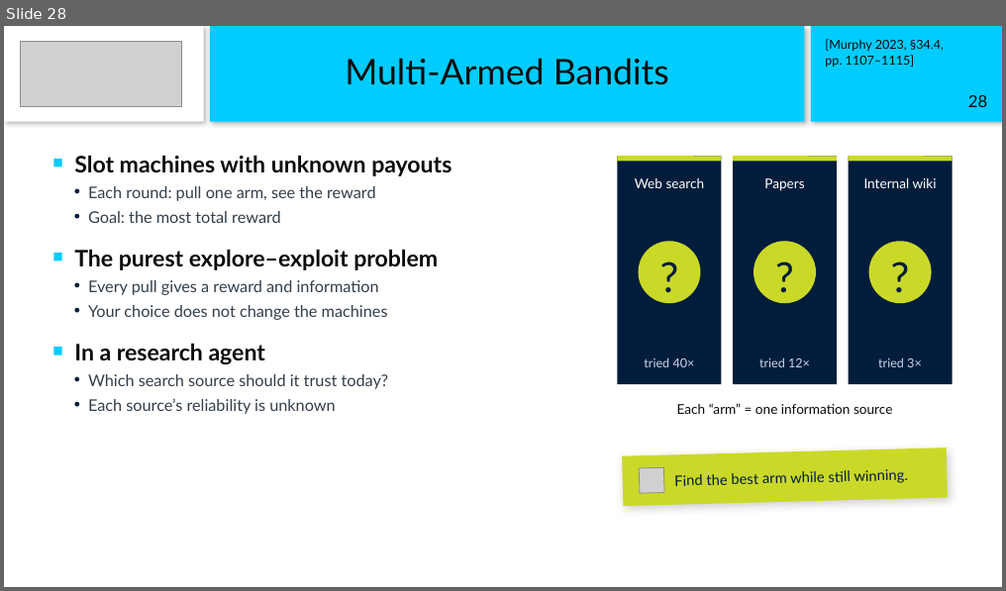
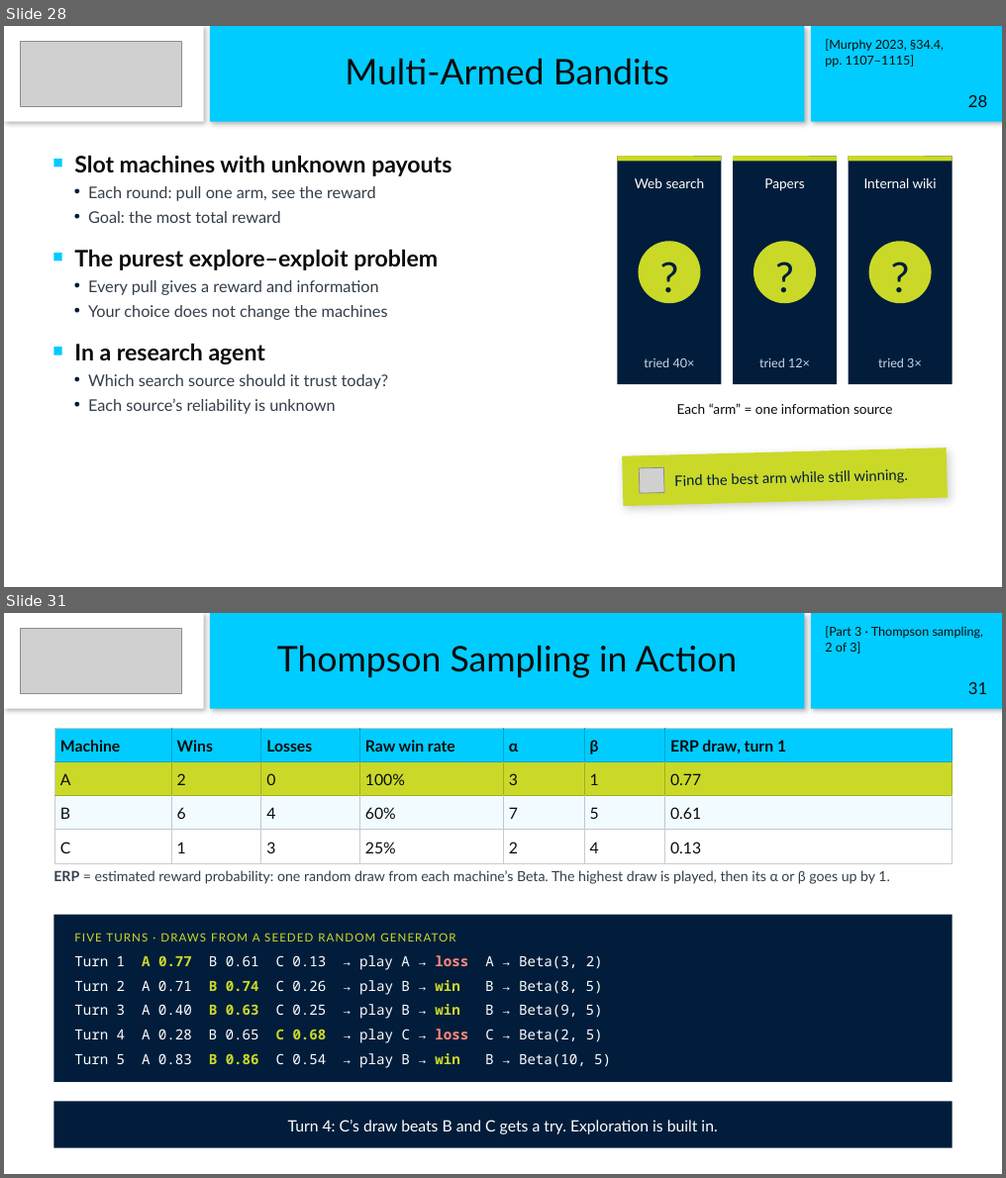
Before and after one commit to karpit0499/teaching, a slide deck: 2026-11-09_gisma_intelligent-agents-lecture/slides/session-1_theory/Session1_Intelligent_Agents_Theory.pptx. Shown one above the other, each under a label of ours: slide 28 before the commit, slides 28 and 31 after it; the slides between them are not shown. The pictures are 1006x591 and 1006x1178 pixels, drawn with LibreOffice and Linux fonts; fonts in the diff are those of the drawing; grey boxes stand for pictures. Boxes give left, top, right and bottom in pixels: in the first picture for what was removed or moved away, otherwise in the second. Text is boxed around its words. In the diff, an @@ line names an element or a change of style, - is before the commit and + after.

```diff
--- a/2026-11-09_gisma_intelligent-agents-lecture/slides/session-1_theory/Session1_Intelligent_Agents_Theory.pptx
+++ b/2026-11-09_gisma_intelligent-agents-lecture/slides/session-1_theory/Session1_Intelligent_Agents_Theory.pptx
@@ slide 31 added at [4, 613, 1002, 1174], background #FFFFFF @@
@@ rectangle added at [4, 613, 204, 709], fill #FFFFFF @@
@@ picture added at [21, 629, 181, 694] @@
@@ rectangle added at [210, 613, 804, 709], fill #00CCFF, 34 pt, text #0B0B0B @@
+Thompson Sampling in Action
@@ rectangle added at [811, 613, 1002, 709], fill #00CCFF @@
@@ text added at [825, 626, 984, 654], 12 pt, text #0B0B0B @@
+[Part 3 · Thompson sampling,
+2 of 3]
@@ text added at [968, 682, 987, 694], 16 pt, text #0B0B0B @@
+31
@@ table added at [54, 728, 953, 863], 4 rows, 7 columns @@
+Machine | Wins | Losses | Raw win rate | α | β | ERP draw, turn 1
+A | 2 | 0 | 100% | 3 | 1 | 0.77
+B | 6 | 4 | 60% | 7 | 5 | 0.61
+C | 1 | 3 | 25% | 2 | 4 | 0.13
@@ text added at [54, 870, 890, 884], 13.5 pt, text #333F4B @@
+ERP = estimated reward probability: one random draw from each machine’s Beta. The highest draw is played, then its α or β goes up by 1.
@@ rectangle added at [54, 915, 952, 1082], fill #021D3B @@
@@ text added at [74, 933, 455, 942], 11 pt, text #CAD928 @@
+FIVE TURNS · DRAWS FROM A SEEDED RANDOM GENERATOR
@@ text added at [74, 956, 603, 970], 13.5 pt, text #FFFFFF @@
+Turn 1 A 0.77 B 0.61 C 0.13 → play A → loss A → Beta(3, 2)
@@ text added at [74, 980, 603, 995], 13.5 pt, text #FFFFFF @@
+Turn 2 A 0.71 B 0.74 C 0.26 → play B → win B → Beta(8, 5)
@@ text added at [74, 1004, 603, 1019], 13.5 pt, text #FFFFFF @@
+Turn 3 A 0.40 B 0.63 C 0.25 → play B → win B → Beta(9, 5)
@@ text added at [74, 1029, 603, 1044], 13.5 pt, text #FFFFFF @@
+Turn 4 A 0.28 B 0.65 C 0.68 → play C → loss C → Beta(2, 5)
@@ text added at [74, 1054, 611, 1068], 13.5 pt, text #FFFFFF @@
+Turn 5 A 0.83 B 0.86 C 0.54 → play B → win B → Beta(10, 5)
@@ rectangle added at [54, 1102, 952, 1149], fill #021D3B, 15 pt, text #FFFFFF @@
+Turn 4: C’s draw beats B and C gets a try. Exploration is built in.
```
Also in this commit, not shown: 9 slides changed, 3 other slides added, 18 other files.
